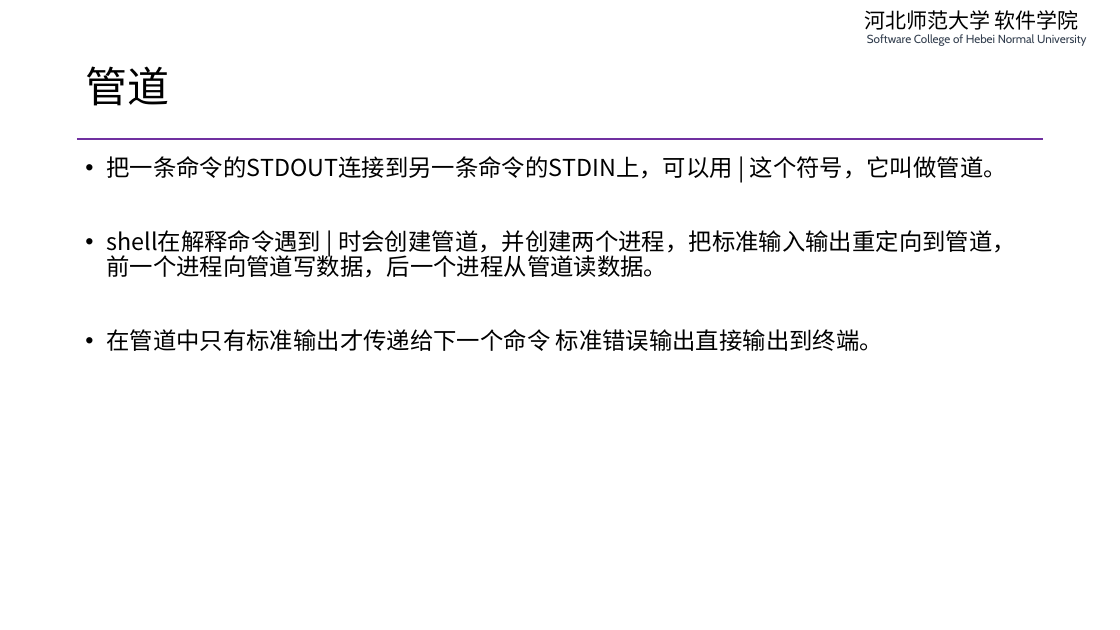
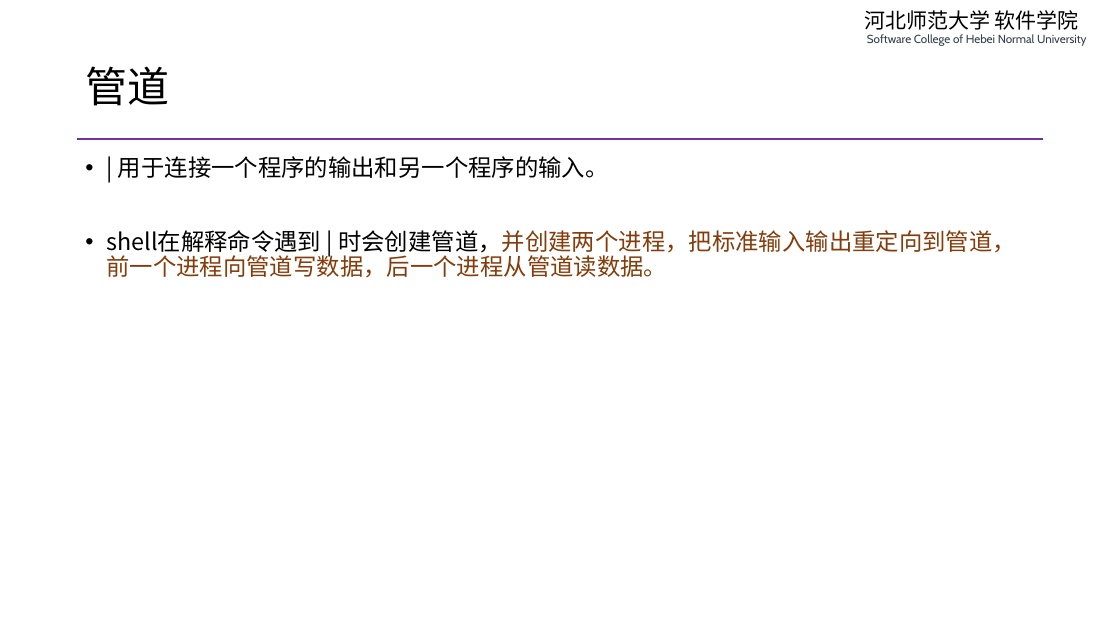
Before and after one commit to edu2act/course-php-serverside-development-on-linux, a slide deck: slide 14 of materials/slides/ch01-review-and-linux.pptx. Drawn at 1120x630 pixels with LibreOffice and Linux fonts; fonts in the diff are those of the drawing. Boxes give left, top, right and bottom in pixels: in the first picture for what was removed or moved away, otherwise in the second. Text is boxed around its words. In the diff, an @@ line names an element or a change of style, - is before the commit and + after.

```diff
--- a/materials/slides/ch01-review-and-linux.pptx
+++ b/materials/slides/ch01-review-and-linux.pptx
@@ text at [118, 156, 609, 178]: text changed @@
-• 把一条命令的STDOUT连接到另一条命令的STDIN上，可以用 | 这个符号，它叫做管道。
+• | 用于连接一个程序的输出和另一个程序的输入。
@@ text at [106, 230, 1016, 278]: text colour #000000 to #843C0B in "时会创建管道，并创建两个进程，把标准输入输出重定向到管道，前一个进程向管道写数据，后一个进程从管道读数据。" @@
@@ text at [106, 329, 883, 351]: paragraph removed @@
-• 在管道中只有标准输出才传递给下一个命令 标准错误输出直接输出到终端。
```
Also in this commit, not shown: 2 other slides changed, 2 slides added, 2 slides removed, 2 other files.
